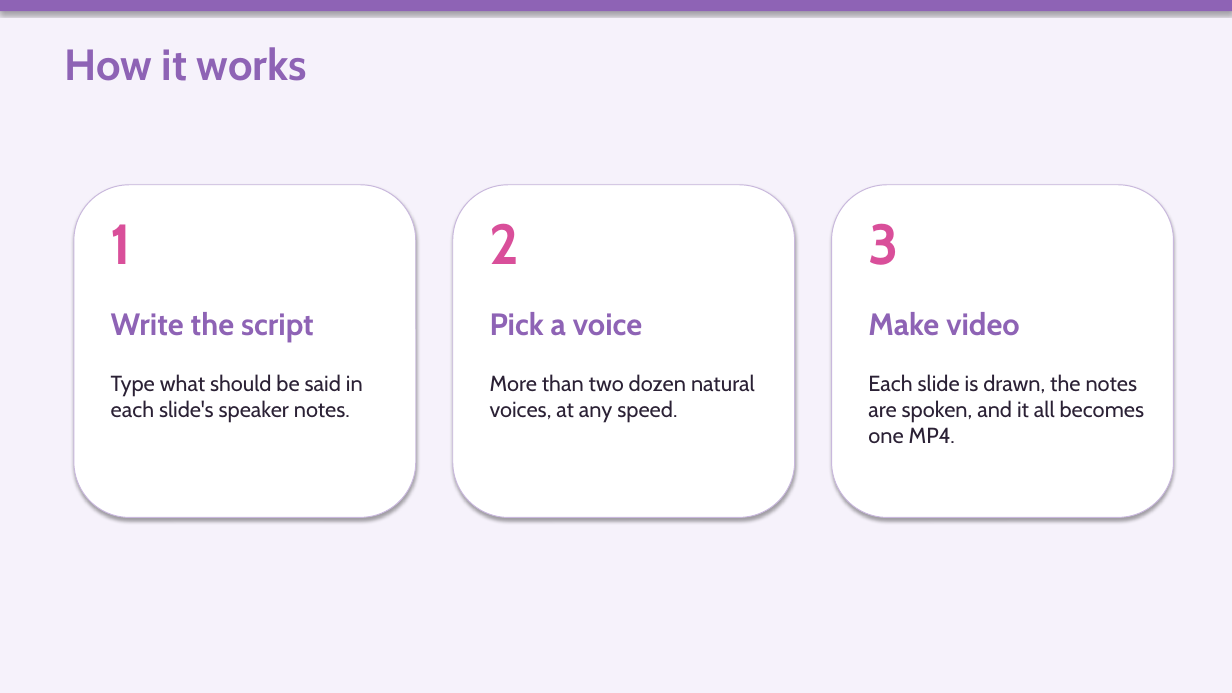
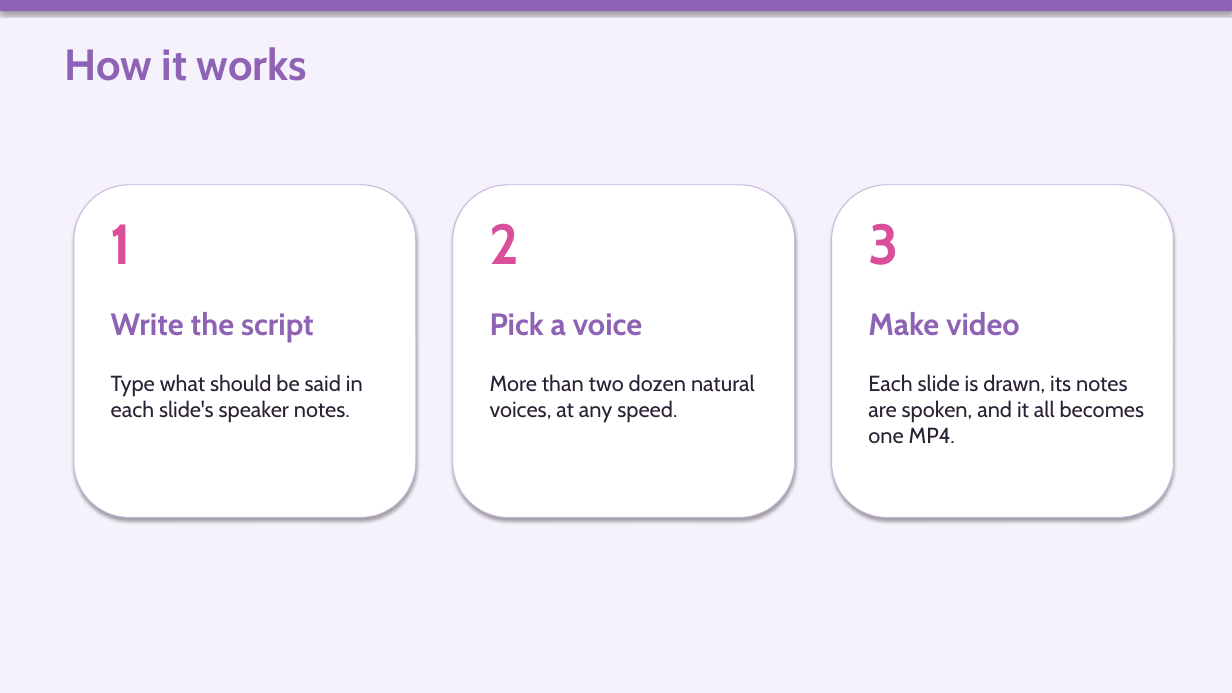
Before and after one commit to mikesimone/deck-narrator, a slide deck: slide 2 of examples/how-to/deck-narrator-how-to.pptx. Drawn at 1232x693 pixels with LibreOffice and Linux fonts; fonts in the diff are those of the drawing. Boxes give left, top, right and bottom in pixels: in the first picture for what was removed or moved away, otherwise in the second. Text is boxed around its words. In the diff, an @@ line names an element or a change of style, - is before the commit and + after.

```diff
--- a/examples/how-to/deck-narrator-how-to.pptx
+++ b/examples/how-to/deck-narrator-how-to.pptx
@@ text at (868, 374, 1145, 443): text changed @@
-Each slide is drawn, the notes are spoken, and it all becomes one MP4.
+Each slide is drawn, its notes are spoken, and it all becomes one MP4.
```
Also in this commit, not shown: 8 other slides changed, 9 slides added, 6 slides removed, 4 other files.
